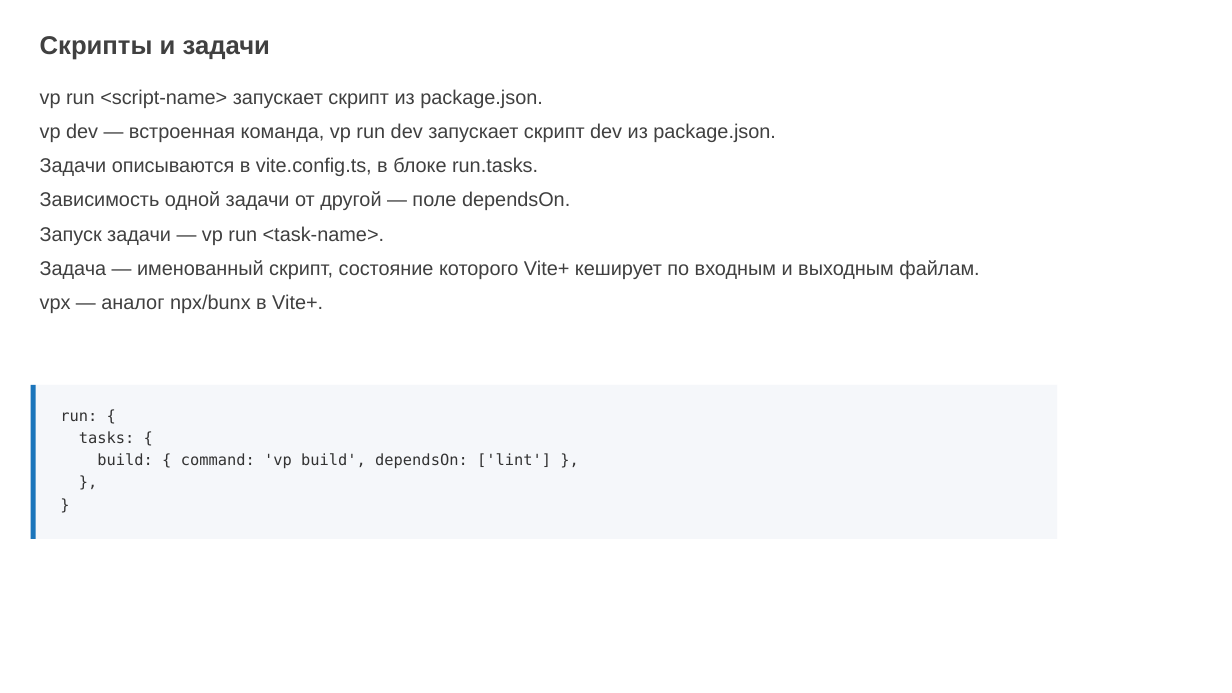
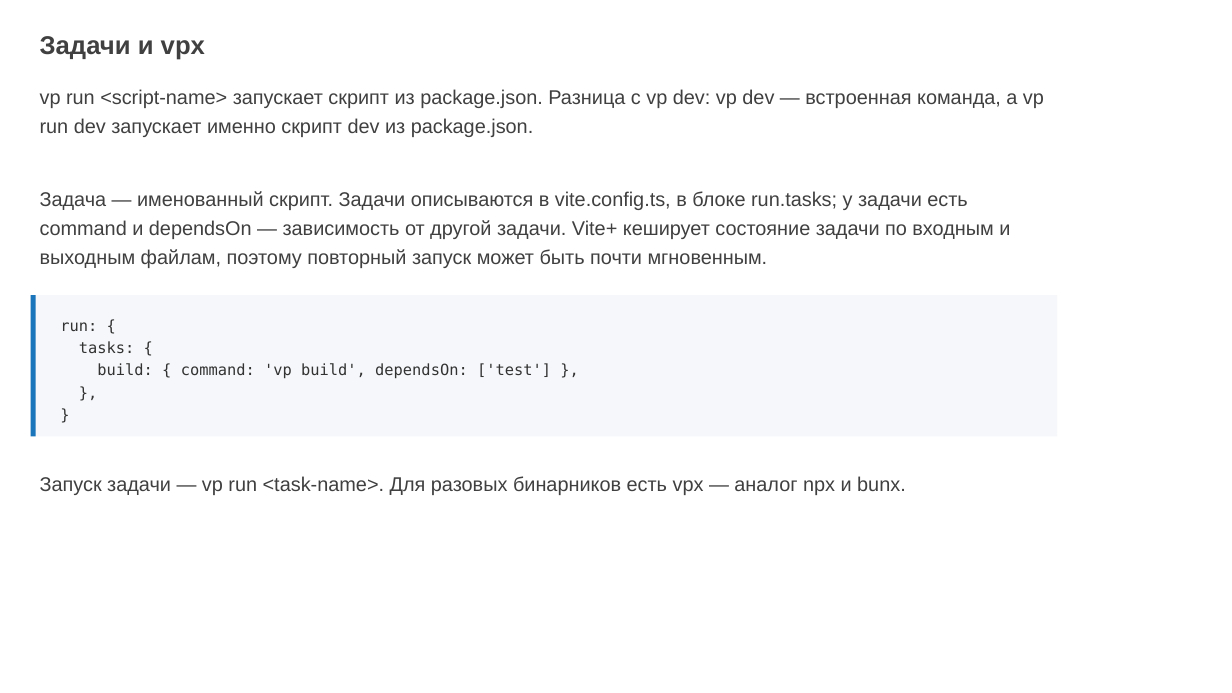
Before and after one commit to ErnandesDaniel/mephi-higher-engineering-school-lectures, a slide deck: slide 20 of lecture-1/modern-frontend-tooling.pptx (slide 21 before the commit). Drawn at 1232x693 pixels with LibreOffice and Linux fonts; fonts in the diff are those of the drawing; background and template pictures are left out. Boxes give left, top, right and bottom in pixels: in the first picture for what was removed or moved away, otherwise in the second. Text is boxed around its words. In the diff, an @@ line names an element or a change of style, - is before the commit and + after.

```diff
--- a/lecture-1/modern-frontend-tooling.pptx
+++ b/lecture-1/modern-frontend-tooling.pptx
@@ text at <box>40,36,205,60</box>: text changed @@
-Скрипты и задачи
+Задачи и vpx
@@ text at <box>40,89,1044,268</box>: text changed @@
-vp run <script-name> запускает скрипт из package.json.
-vp dev — встроенная команда, vp run dev запускает скрипт dev из package.json.
-Задачи описываются в vite.config.ts, в блоке run.tasks.
-Зависимость одной задачи от другой — поле dependsOn.
-Запуск задачи — vp run <task-name>.
-Задача — именованный скрипт, состояние которого Vite+ кеширует по входным и выходным файлам.
-vpx — аналог npx/bunx в Vite+.
+vp run <script-name> запускает скрипт из package.json. Разница с vp dev: vp dev — встроенная команда, а vp run dev запускает именно скрипт dev из package.json.
+Задача — именованный скрипт. Задачи описываются в vite.config.ts, в блоке run.tasks; у задачи есть command и dependsOn — зависимость от другой задачи. Vite+ кеширует состояние задачи по входным и выходным файлам, поэтому повторный запуск может быть почти мгновенным.
@@ rectangle: place and size @@
-rectangle at <box>30,385,1057,540</box>
+rectangle at <box>30,295,1057,436</box>
@@ rectangle: place and size @@
-rectangle at <box>30,385,36,540</box>
+rectangle at <box>30,295,36,436</box>
@@ text "run: {": place and size @@
-text "run: {" at <box>60,412,551,469</box>
+text "run: {" at <box>60,322,551,379</box>
@@ text at <box>97,363,551,379</box>: text changed @@
-build: { command: 'vp build', dependsOn: ['lint'] },
+build: { command: 'vp build', dependsOn: ['test'] },
@@ text added at <box>40,476,906,495</box>, 15.5 pt, text #404040 @@
+Запуск задачи — vp run <task-name>. Для разовых бинарников есть vpx — аналог npx и bunx.
```
Also in this commit, not shown: 22 other slides changed, 5 slides added, 8 slides removed, 1 other file.
